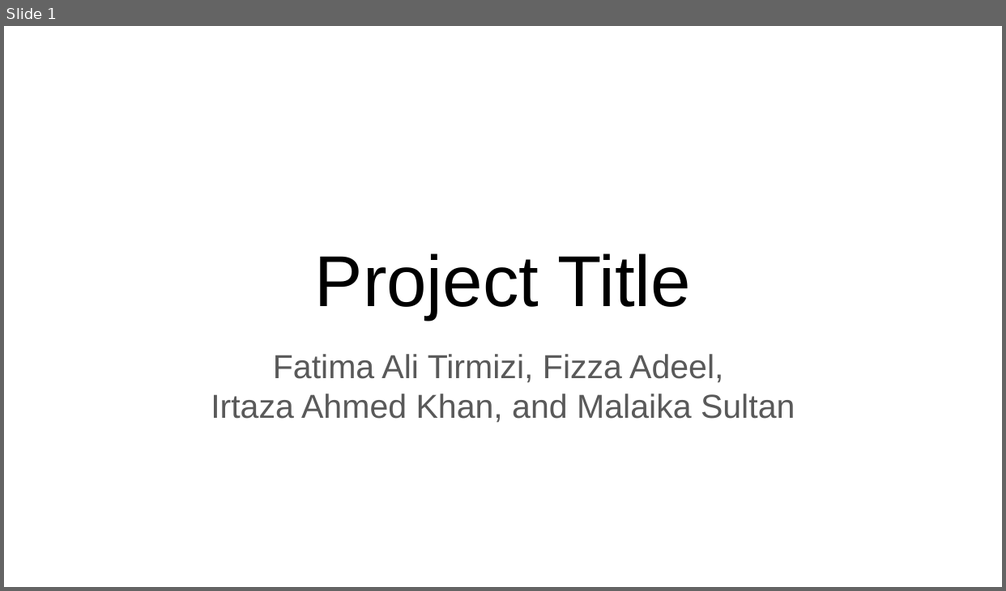
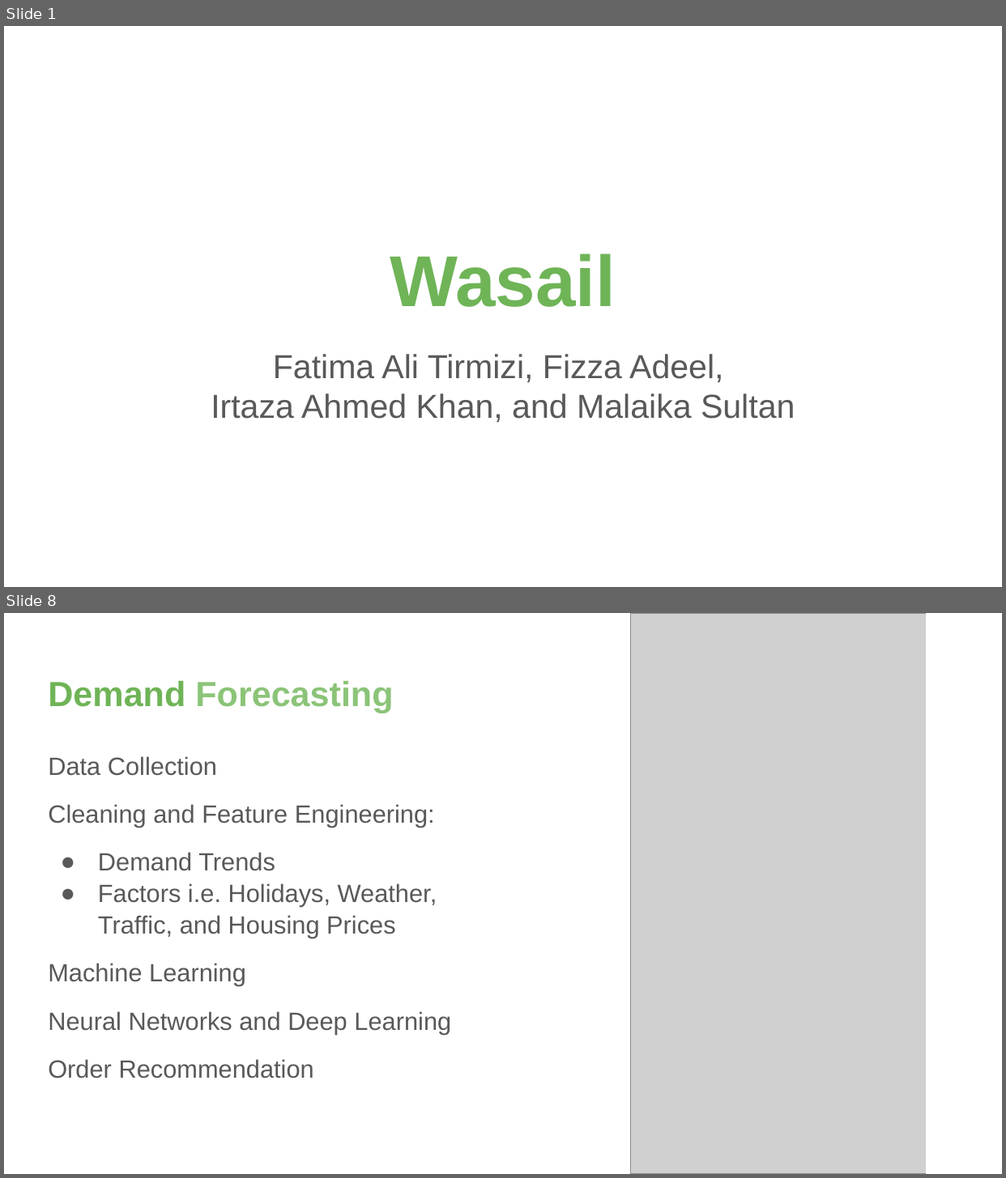
Before and after one commit to yrrebeere/prj-403, a slide deck: Project Proposal/Presentation/Presentation.pptx. Shown one above the other, each under a label of ours: slide 1 before the commit, slides 1 and 8 after it; the slides between them are not shown. The pictures are 1006x591 and 1006x1178 pixels, drawn with LibreOffice and Linux fonts; fonts in the diff are those of the drawing; grey boxes stand for pictures. Boxes give left, top, right and bottom in pixels: in the first picture for what was removed or moved away, otherwise in the second. Text is boxed around its words. In the diff, an @@ line names an element or a change of style, - is before the commit and + after.

```diff
--- a/Project Proposal/Presentation/Presentation.pptx
+++ b/Project Proposal/Presentation/Presentation.pptx
@@ slide 8 added at [4,613,1002,1174], background #FFFFFF @@
@@ picture added at [631,613,946,1174] @@
@@ rectangle added at [926,613,960,1174], fill #FFFFFF, outline #FFFFFF 0.75 pt @@
@@ title added at [48,681,393,713], 25.2 pt, text #8BC478, bold @@
+Demand Forecasting
@@ text added at [48,756,451,1079], 18 pt, text #595959 @@
+Data Collection
+Cleaning and Feature Engineering:
+● Demand Trends
+● Factors i.e. Holidays, Weather, Traffic, and Housing Prices
+Machine Learning
+Neural Networks and Deep Learning
+Order Recommendation
@@ slide 1 changed as well @@
@@ title at [390,254,616,307]: text changed; text colour #000000 to #6FB457; bold on @@
-Project Title
+Wasail
```
Also in this commit, not shown: 5 other slides changed, 8 other slides added, 7 slides removed, 1 other file.
